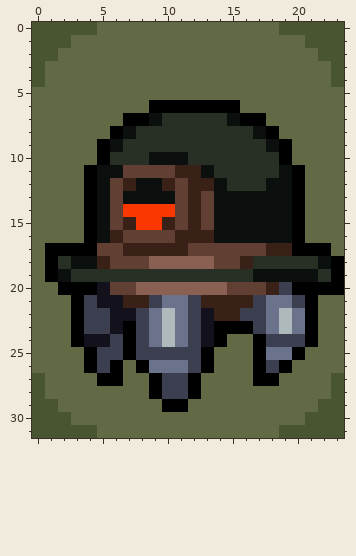
Pixel-art sprite: sprites/crowns/Crime/sprCrownCrimeIcon.png. That is the earlier state.
The file is 24x32 pixels.
New version:
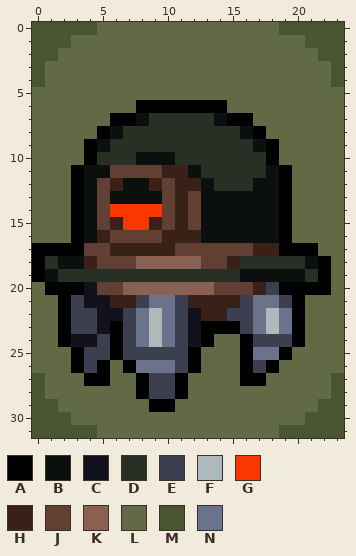
Palette (. is transparent): A #000000  B #0b0f0e  C #13111b  D #283026  E #3b3f4f  F #aeb9bb  G #fb3700  H #3a2117  J #613f33  K #896051  L #616a44  M #495430  N #6a728c
Change:
@@ x 0..23 @@
  5 LLLLLLLLLLLLLLLLLLLLLLLL
- 6 LLLLLLLLLAAAAAAALLLLLLLL
- 7 LLLLLLLAABDDDDDBAALLLLLL
- 8 LLLLLLABDDDDDDDDDBALLLLL
- 9 LLLLLABDDDDDDDDDDDBALLLL
-10 LLLLLADDDBBBDDDDDDDALLLL
-11 LLLLABBJJJJHHBDDDDDBALLL
-12 LLLLABJHBBHJHHBDDDBBALLL
-13 LLLLABJBBBBJHJBBBBBBALLL
-14 LLLLABJGGGGJHJBBBBBBALLL
-15 LLLLABJHGGHJHJBBBBBBALLL
-16 LLLLABHJJJJHHHBBBBBBALLL
-17 LAAAAJJHHHHHJJJJJJHHAAAL
-18 LADBBHJJJKKKKKJJHDDDDDBA
-19 LABDDDDDDDDDDDDDDBBBBBDA
-20 LLAAACJJKKKKKKKJJJHEAAAA
-21 LLLAECCHHENNEHHHHENNEALL
-22 LLLAEECCENFNECHHEENFNALL
-23 LLLAEECAENFNECAAAENFNALL
-24 LLLACCEAENFNECALLAEEEALL
-25 LLLLAEEAEEEEEALLLANNALLL
-26 LLLLAEALANNNEALLLAEALLLL
-27 MLLLLAALLAEEALLLLAALLLLM
-28 MLLLLLLLLAEEALLLLLLLLLLM
-29 MMLLLLLLLLAALLLLLLLLLLMM
+ 6 LLLLLLLLAAAAAAALLLLLLLLL
+ 7 LLLLLLAABDDDDDBAALLLLLLL
+ 8 LLLLLABDDDDDDDDDBALLLLLL
+ 9 LLLLABDDDDDDDDDDDBALLLLL
+10 LLLLADDDBBBDDDDDDDALLLLL
+11 LLLABBJJJJHHBDDDDDBALLLL
+12 LLLABJHBBHJHHBDDDBBALLLL
+13 LLLABJBBBBJHJBBBBBBALLLL
+14 LLLABJGGGGJHJBBBBBBALLLL
+15 LLLABJHGGHJHJBBBBBBALLLL
+16 LLLABHJJJJHHHBBBBBBALLLL
+17 AAAAJJHHHHHJJJJJJHHAAALL
+18 ADBBHJJJKKKKKJJHDDDDDBAL
+19 ABDDDDDDDDDDDDDDBBBBBDAL
+20 LAAACJJKKKKKKKJJJHEAAAAL
+21 LLAECCHHENNEHHHHENNEALLL
+22 LLAEECCENFNECHHEENFNALLL
+23 LLAEECAENFNECAAAENFNALLL
+24 LLACCEAENFNECALLAEEEALLL
+25 LLLAEEAEEEEEALLLANNALLLL
+26 LLLAEALANNNEALLLAEALLLLL
+27 MLLLAALLAEEALLLLAALLLLLM
+28 MLLLLLLLAEEALLLLLLLLLLLM
+29 MMLLLLLLLAALLLLLLLLLLLMM
 30 MMMLLLLLLLLLLLLLLLLLLMMM
Boxes around the changes in both pictures, in picture pixels (x1, y1, x2, y2):
changed: (32, 100, 344, 412)
